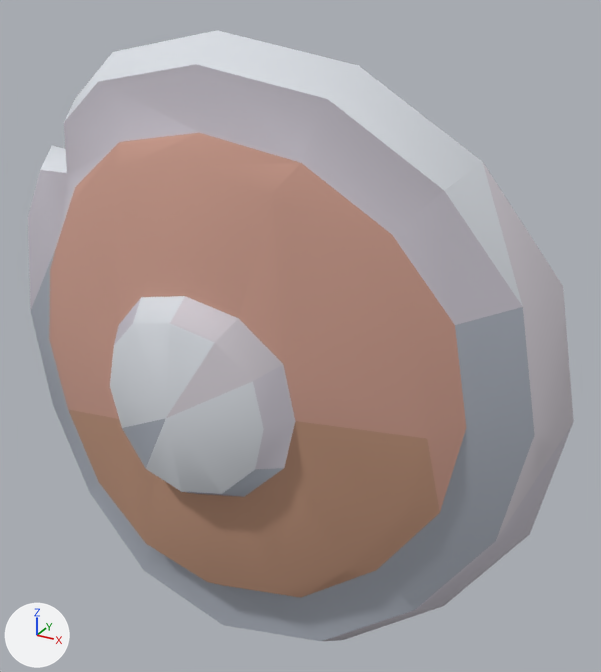
Before and after pictures for a commit that changed the glTF model example_game/world/props/shield-round.prop/model.glb.
Rendered twice from a 50 mm lens placed at (0.434, -0.656, 0.69), pointed at (0.05, 0.042, 0.34). Lighting does not change. The marker at lower left points along +X, +Y and +Z. The picture after the commit comes second. Vertices at exactly the same position are counted once.

In view in the first picture: 'model'.
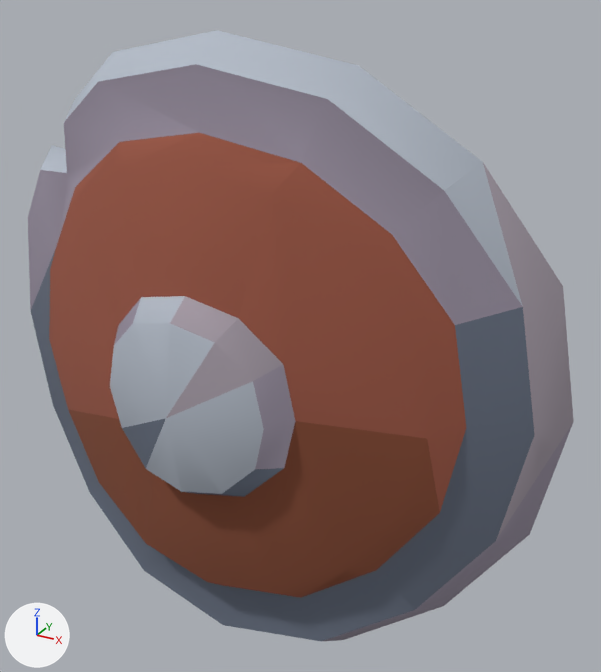
What differs and where, as boxes [x1, y1, x2, y2] in the pictures (601 x 672 px):
part 1 of me_model, recoloured (light grey to grey)
    both: [28, 64, 574, 641]
part 2 of me_model, recoloured (beige to brown)
    both: [49, 133, 466, 598]
part 3 of me_model, recoloured (grey to greyish blue)
    both: [31, 249, 535, 641]
part 4 of me_model, recoloured (white to light grey)
    both: [40, 30, 522, 494]

The edits, one by one:
me_model has 151 vertices, 284 faces and spans x -0.331..0.331, y -0.124..0.124, z -0.02..0.642.
me_model is used by ob_model.
me_model part 1: 94 faces centred in x -0.315..0.315, y -0.109..0.073, z -0.004..0.626 are repainted in the vertex colours; the middle colour goes from light grey #cec9d3 to grey #9e95a6.
me_model part 2: 92 faces centred in x -0.235..0.235, y -0.08..0.124, z 0.076..0.546 are repainted in the vertex colours; the middle colour goes from beige #c29a88 to brown #8a533f.
me_model part 3: 75 faces centred in x -0.279..0.279, y -0.109..0.116, z -0.004..0.412 are repainted in the vertex colours; the middle colour goes from grey #adb3be to greyish blue #6a7384.
me_model part 4: 23 faces centred in x -0.233..0.244, y -0.113..0.013, z 0.255..0.626 are repainted in the vertex colours; the middle colour goes from white #dbdfe5 to light grey #b4bcc8.
